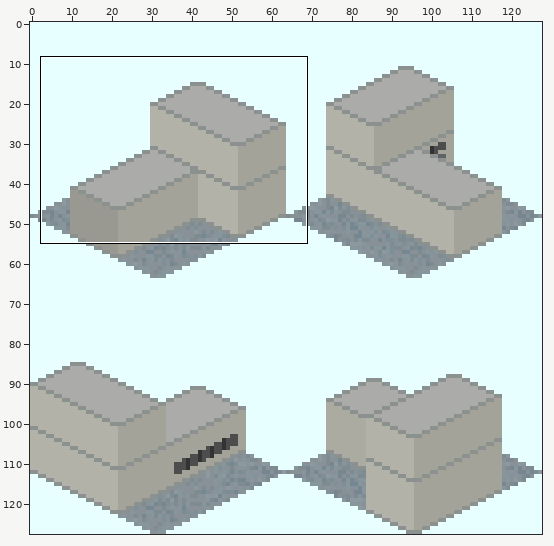
Sprite sheet, stored at source/png/Subway_Station_Gateway_Single_S-EV2.png. The picture above shows the old version from afar; the outline marks the close-up.
Close-up. First the earlier version:
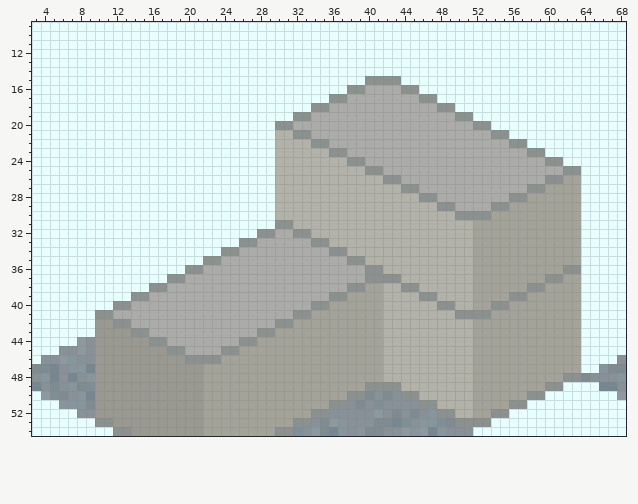
The file is 128x128 pixels. Colours within 5 levels of each other are drawn and written as one. Shown: x 3..68, y 9..54. The commit also changed other parts of the picture, which this record leaves out.
New version:
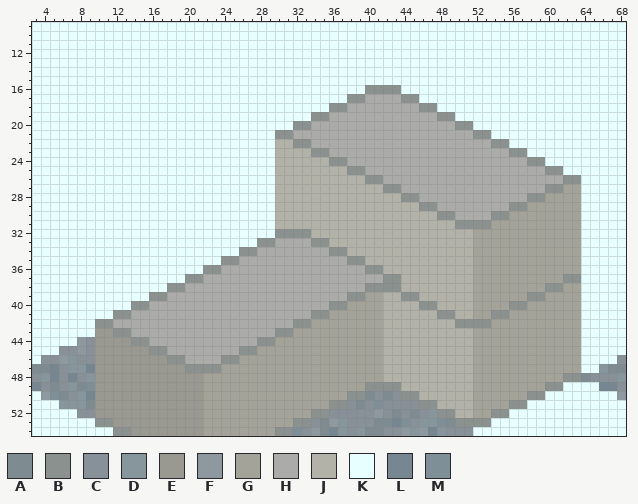
Palette (. is transparent): A #7e8b91  B #8a918e  C #879197  D #87969d  E #999991  F #8e999f  G #a3a399  H #ababa9  J #b2b2a9  K #e7ffff  L #778791  M #7e8f97
Change:
Changed rows in their new state; - is an unchanged pixel.
first column x 10:
15 ------------------------------KKKK--------------------
16 ----------------------------KKBBBBKK------------------
17 --------------------------KKBB----BBKK----------------
18 ------------------------KKBB--------BBKK--------------
19 ----------------------KKBB------------BBKK------------
20 --------------------KKBB----------------BBKK----------
21 --------------------BBHH------------------BBKK--------
22 ----------------------BBHH------------------BBKK------
23 ------------------------BBHH------------------BBKK----
24 --------------------------BBHH------------------BBKK--
25 ----------------------------BBHH------------------BBKK
26 ------------------------------BBHH----------------HHBB
27 --------------------------------BBHH------------HHBB--
28 ----------------------------------BBHH--------HHBB----
29 ------------------------------------BBHH----HHBB------
30 --------------------------------------BBHHHHBB--------
31 --------------------JJ------------------BBBB----------
32 ------------------KKBB--------------------------------
33 ----------------KKBB----------------------------------
34 --------------KKBB------------------------------------
35 ------------KKBB--------------------------------------
36 ----------KKBB--------------------------------------GG
37 --------KKBB------------------HH------------------GGBB
38 ------KKBB------------------HHBBBBJJ------------GGBB--
39 ----KKBB------------------HHBB----BBJJ--------GGBB----
40 --KKBB------------------HHBB--------BBJJ----GGBB------
41 KKBB------------------HHBB------------BBJJGGBB--------
42 BBHH----------------HHBB----------------BBBB----------
43 --BBHH------------HHBB--------------------------------
44 ----BBHH--------HHBB----------------------------------
45 ------BBHH----HHBB------------------------------------
46 --------BBHHHHBB--------------------------------------
47 ----------BBBB----------------------------------------
